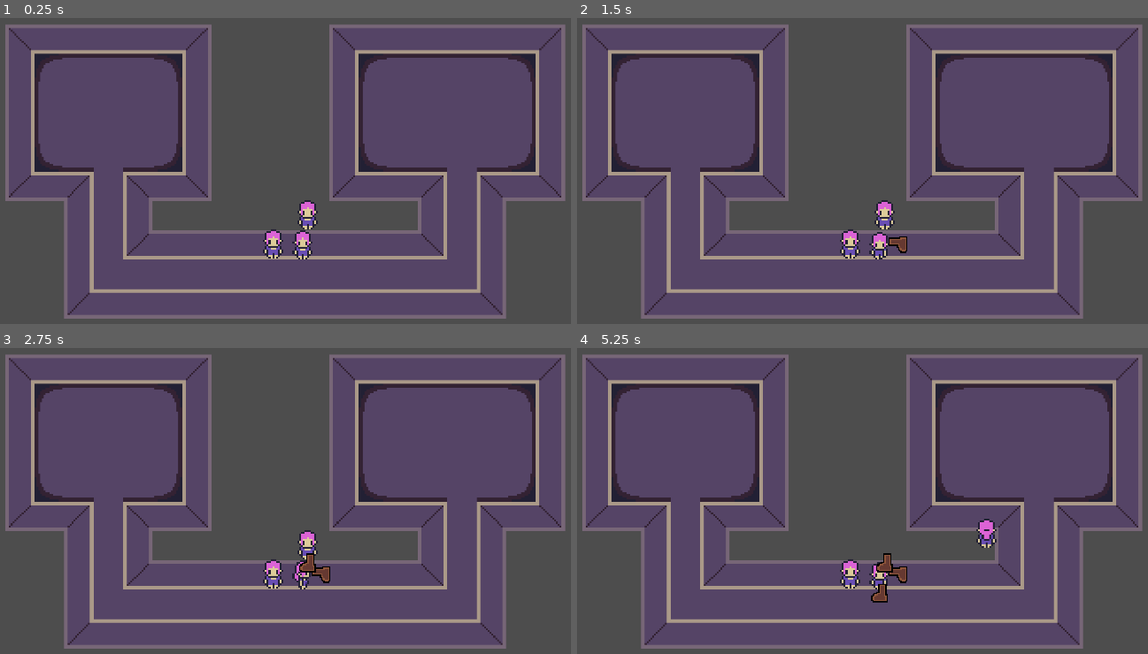
Above: before the commit, frames 1-4 (two rows, left to right).
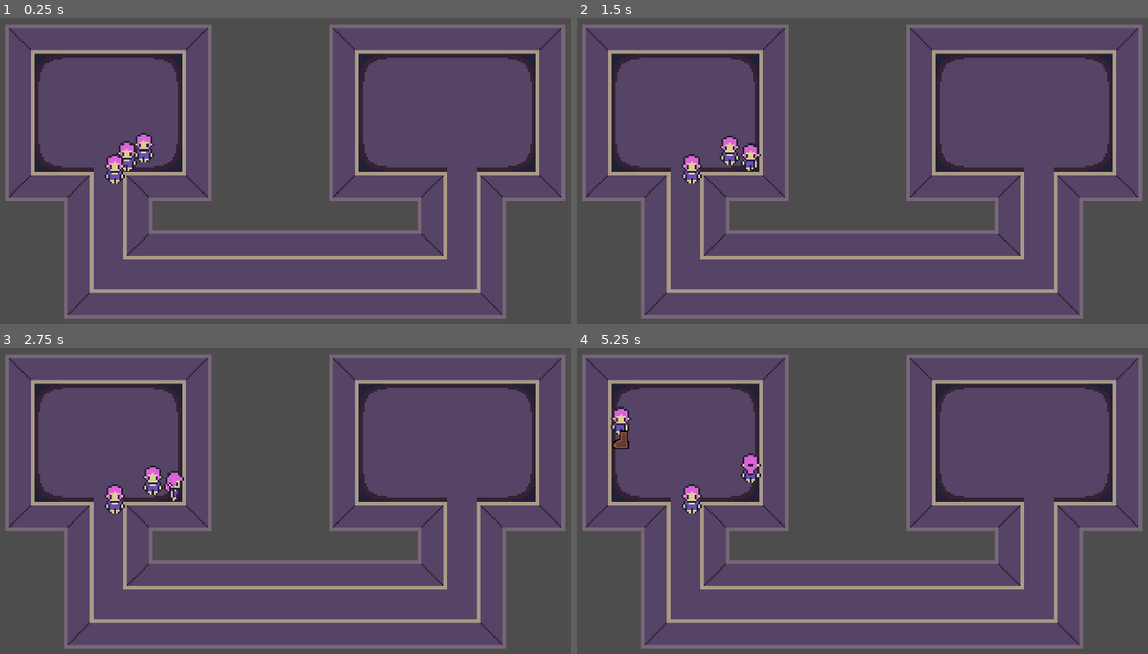
Above: after the commit, the same moments.

Repository: Nebulea-dev/Task-tastrophe
Game: Godot game, scene res://Level1.tscn
Two runs of this game, one before a commit and one after it. Both use one fixed random seed, a clock stepped at 60 frames per second and the inputs below.
Inputs:
- Up to frame 1 (0.25 s): no input
- Up to frame 2 (1.5 s): tap Enter at 0.5 s; hold D (player1_right) 0.53-1.28 s; tap Q (player1_kick) at 0.6 s; hold S (player1_down) from 1.28 s (still down); tap Down (player2_down) at 1.35 s
- Up to frame 3 (2.75 s): tap Space at 2 s; release S (player1_down) at 2.03 s; hold D (player1_right) from 2.03 s (still down); tap Keypad 1 (player2_kick) at 2.1 s
- Up to frame 4 (5.25 s): release D (player1_right) at 2.78 s; hold W (player1_up) 2.78-3.53 s; tap Left (player2_left) at 2.85 s; hold Right (player2_right) 3.53-4.28 s; hold A (player1_left) 3.53-5.03 s; tap Up (player2_up) at 4.35 s; tap Enter at 5 s; hold S (player1_down) from 5.03 s (still down); tap Q (player1_kick) at 5.1 s

The runs differ from the first frame. In frame 1, 1.5% of the frame differs, in the area x 18-56%, y 37-79%; in frame 2, 1.6%; in frame 3, 1.6%; in frame 4, 1.9%, in the area x 5-74%, y 19-84%.

Commit message:
fix: Player can move even if collides on wall

Diff:
--- a/Level1.tscn
+++ b/Level1.tscn
@@ -56,7 +56,7 @@
 tile_set = SubResource("TileSet_pfkd4")
 
 [node name="PlayersManager" parent="." node_paths=PackedStringArray("inputManagerNode") instance=ExtResource("1_2wjc7")]
-position = Vector2(967, 513)
+position = Vector2(522, 309)
 inputManagerNode = NodePath("../InputManager")
 
 [node name="InputManager" parent="." instance=ExtResource("2_4bkhm")]
--- a/objects/player/Player.tscn
+++ b/objects/player/Player.tscn
@@ -80,6 +80,7 @@
 }
 
 [node name="Player" type="CharacterBody2D"]
+floor_max_angle = 0.44855
 script = ExtResource("1_6fskp")
 
 [node name="Icon" type="Sprite2D" parent="."]
--- a/objects/player/player.gd
+++ b/objects/player/player.gd
@@ -11,6 +11,7 @@
 var targetDir : Vector2 = Vector2(0, 0)
 var curr_look : float = 0
 var kick_distance : float = 50
+var kick_speed : float = 50
 
 # Called when the node enters the scene tree for the first time.
 func _ready() -> void:
@@ -22,7 +23,6 @@
 	velocity = targetDir * speed
 	if(targetDir.length() > 0.01):
 		curr_look = targetDir.angle()
-		print(curr_look)
 
 	#currentSpeed += (targetDir * speed) / acceleration_frames
 	#if currentSpeed.length() > speed:
@@ -30,9 +30,10 @@
 	var collided_entity: KinematicCollision2D = move_and_collide(velocity * delta);
 	if(collided_entity != null):
 		var collider : Node2D = collided_entity.get_collider()
-
 		if (collider is CharacterBody2D):
 			collider.move_and_collide(velocity.length() * move_factor * delta * (collider.global_position - global_position).normalized())
+		else:
+			move_and_collide(velocity.project(collided_entity.get_normal().orthogonal()) * delta);
 
 func _on_player_move(move_x : Array[float], move_y : Array[float]) -> void:
 	targetDir.x = move_x[playerIndex]
@@ -64,4 +65,5 @@
 		var kick: Kick = kick_res.instantiate()
 		kick.set_global_position(position + Vector2.from_angle(curr_look) * kick_distance)
 		kick.set_global_rotation(curr_look + PI)
+		kick.set_velocity(Vector2.from_angle(curr_look) * kick_speed + velocity)
 		get_parent().add_child(kick)
--- a/objects/projectiles/Kick.tscn
+++ b/objects/projectiles/Kick.tscn
@@ -15,6 +15,11 @@
 scale = Vector2(1.25, 1.25)
 texture = ExtResource("1_d71k1")
 
+[node name="KickDurationTimer" type="Timer" parent="."]
+wait_time = 0.5
+one_shot = true
+autostart = true
+
 [node name="Area2D" type="Area2D" parent="."]
 scale = Vector2(1.25, 1.25)
 
@@ -22,3 +27,5 @@
 position = Vector2(9.53674e-07, 5.96046e-08)
 scale = Vector2(1.25, 1.25)
 shape = SubResource("CircleShape2D_ygmkw")
+
+[connection signal="timeout" from="KickDurationTimer" to="." method="_on_kick_duration_timer_timeout"]
--- a/objects/projectiles/kick.gd
+++ b/objects/projectiles/kick.gd
@@ -1,6 +1,8 @@
 extends Node2D
 
 class_name Kick
+
+var curr_velocity = Vector2(0,0)
 
 # Called when the node enters the scene tree for the first time.
 func _ready() -> void:
@@ -8,5 +10,12 @@
 
 
 # Called every frame. 'delta' is the elapsed time since the previous frame.
-func _process(_delta: float) -> void:
-	pass
+func _process(delta: float) -> void:
+	global_position += curr_velocity * delta
+	global_rotation = curr_velocity.angle() + PI
+
+func set_velocity(target_velocity: Vector2):
+	curr_velocity = target_velocity
+
+func _on_kick_duration_timer_timeout() -> void:
+	queue_free()
